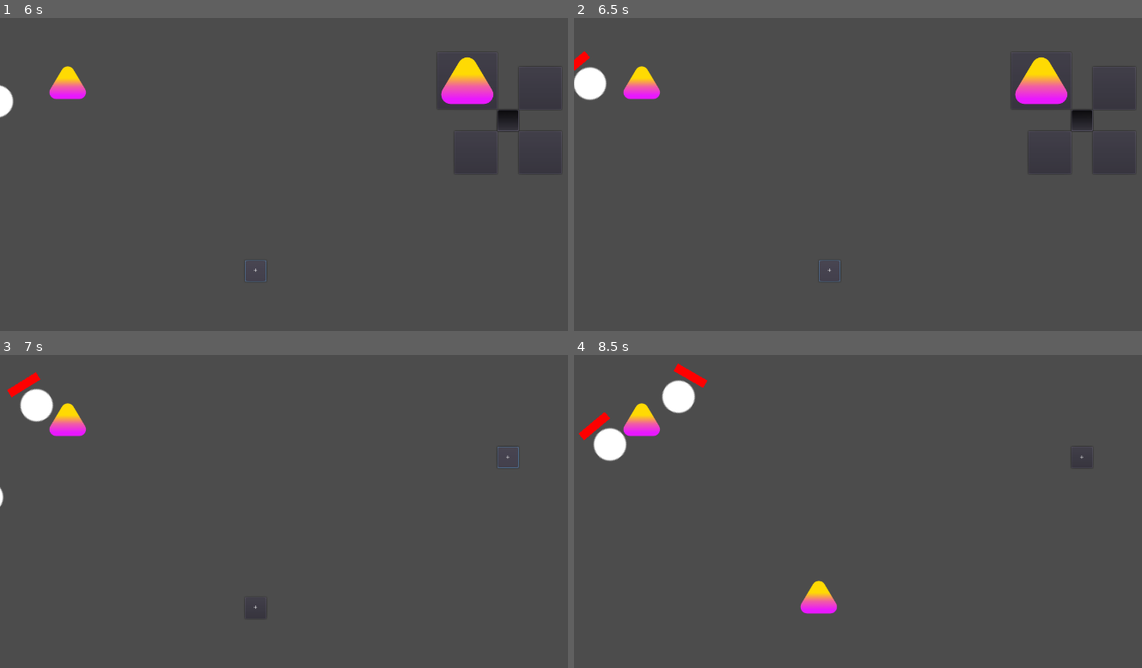
Above: before the commit, frames 1-4 (two rows, left to right).
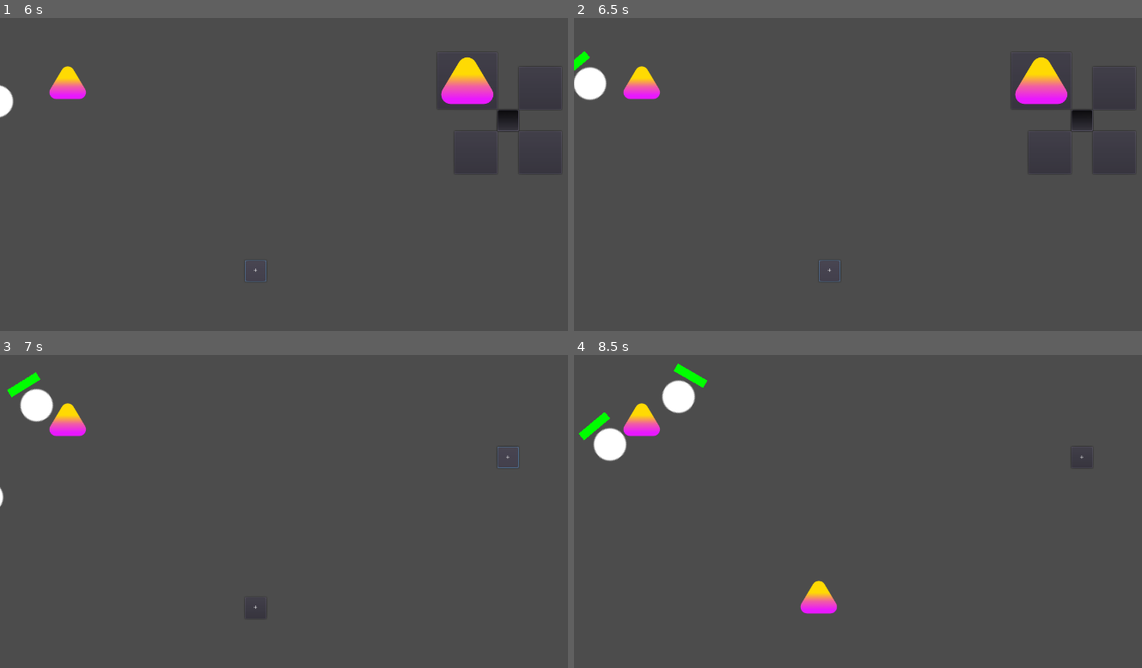
Above: after the commit, the same moments.

Repository: chadrc/godot-rona-jam
Game: Godot game, scene res://AngelsVsEllipsis/level/test_level.tscn
Two runs of this game, one before a commit and one after it. Both use one fixed random seed, a clock stepped at 60 frames per second and the inputs below. Before the commit the project has no main scene; this scene is started directly in both runs.
Inputs (mouse positions are in pixels of both pictures, inside the frame that each line leads up to):
- Up to frame 1 (6 s): click "+" at 0.5 s; click (39, 52) at 1.25 s; click "+" at 2 s; click (289, 240) at 2.75 s; click (289, 302) at 3.5 s; click (221, 302) at 4.25 s; click "+" at 5 s; click "+" at 5.75 s
- Up to frame 2 (6.5 s): no input
- Up to frame 3 (7 s): click "+" at 6.5 s
- Up to frame 4 (8.5 s): click "+" at 7.25 s; click (789, 567) at 8 s

Frame 1 is identical in both runs. In frame 2, less than 0.1% of the frame differs, in the area x 0-3%, y 10-17%; in frame 3, 0.2%; in frame 4, 0.4%, in the area x 0-24%, y 2-28%.
Error in both runs: Invalid call. Nonexistent function 'instance' in base 'Nil'. (res://AngelsVsEllipsis/ui/tower_placement/tower_placement.gd:27)

Commit message:
Health bar colors were reversed (red meant full hp). Setting test scene as default

Diff:
--- a/AngelsVsEllipsis/enemies/HealthBar.tscn
+++ b/AngelsVsEllipsis/enemies/HealthBar.tscn
@@ -10,8 +10,8 @@
 rect_scale = Vector2( 3.96, 1 )
 texture_under = ExtResource( 1 )
 texture_progress = ExtResource( 1 )
-tint_under = Color( 0, 1, 0, 1 )
-tint_progress = Color( 1, 0, 0, 1 )
+tint_under = Color( 1, 0, 0, 1 )
+tint_progress = Color( 0, 1, 0, 1 )
 __meta__ = {
 "_edit_use_anchors_": false
 }
--- a/project.godot
+++ b/project.godot
@@ -33,7 +33,7 @@
 [application]
 
 config/name="Learning"
-run/main_scene="res://panda_scene/EnemySpawner.tscn"
+run/main_scene="res://AngelsVsEllipsis/level/test_level.tscn"
 config/icon="res://icon.png"
 
 [autoload]
